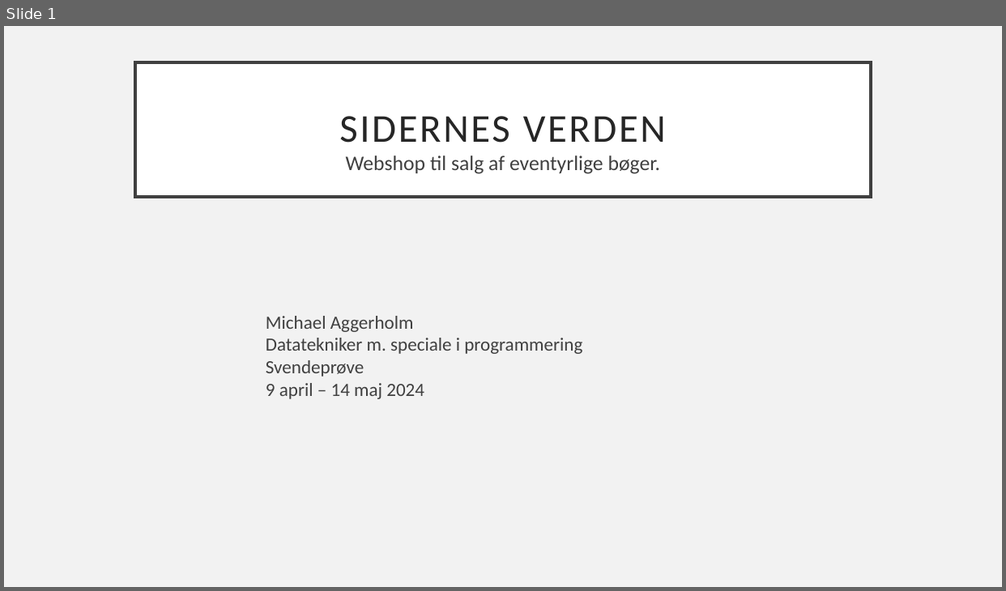
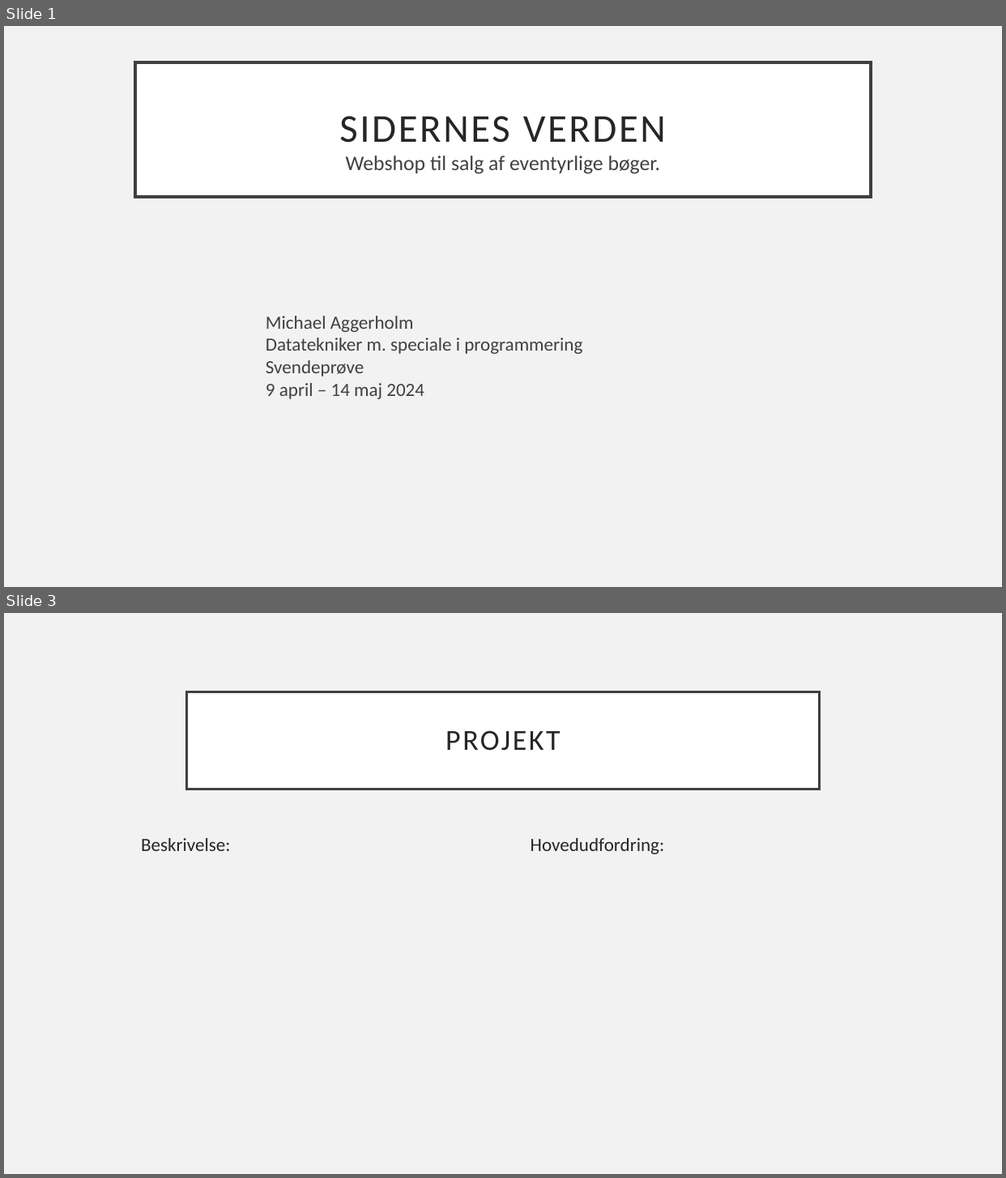
Before and after one commit to MichaelAggerholm/Apprentice_Test, a slide deck: Assets/Documents/Præsentation-sidernesVerden.pptx. Shown one above the other, each under a label of ours: slide 1 before the commit, slides 1 and 3 after it; the slides between them are not shown. The pictures are 1006x591 and 1006x1178 pixels, drawn with LibreOffice and Linux fonts; fonts in the diff are those of the drawing. Boxes give left, top, right and bottom in pixels: in the first picture for what was removed or moved away, otherwise in the second. Text is boxed around its words. In the diff, an @@ line names an element or a change of style, - is before the commit and + after.

```diff
--- a/Assets/Documents/Præsentation-sidernesVerden.pptx
+++ b/Assets/Documents/Præsentation-sidernesVerden.pptx
@@ slide 3 added at <box>4,613,1002,1174</box>, background #F2F2F2 @@
@@ title added at <box>187,692,819,789</box>, fill #FFFFFF, outline #404040 2.5 pt, 28 pt, text #262626 @@
+PROJEKT
@@ text added at <box>141,838,231,851</box>, 18 pt, text #262626 @@
+Beskrivelse:
@@ text added at <box>530,838,665,854</box>, 18 pt, text #262626 @@
+Hovedudfordring:
```
Also in this commit, not shown: 10 other slides added, 2 slides removed.
